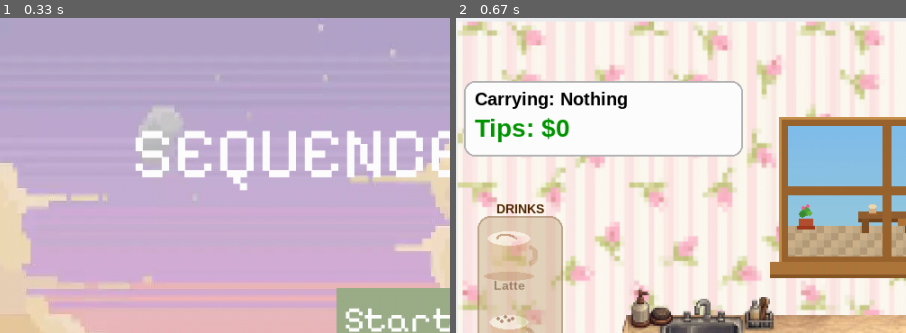
Above: before the commit, frames 1-2 (left to right).
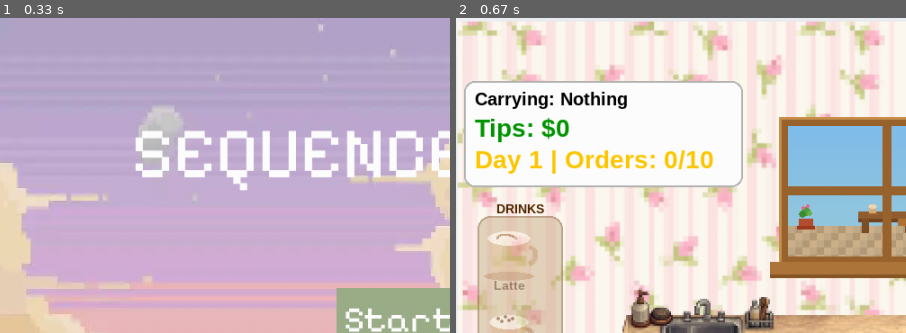
Above: after the commit, the same moments.

Repository: B-Isabella/techfest-pygame
Game: pygame game, started from Main.py
Same seed, same stepped clock (60 frames per second), same inputs: the game is played once before the commit and once after it.
Inputs:
- Up to frame 1 (0.33 s): no input
- Up to frame 2 (0.67 s): click "Start Game" at 0.38 s
The pictures show only the part of the screen within x 0-50%, y 0-50%; the shares and areas given below are measured in that part.

Frame 1 is identical in both runs. In frame 2, 3.6% of the frame differs, in the area x 1-64%, y 41-54%.

Commit message:
added day system & counter, days end every 10 days

Diff:
--- a/Main.py
+++ b/Main.py
@@ -11,7 +11,7 @@
 clock = pygame.time.Clock()
 running = True
 
-#Menu elements...
+# Menu elements...
 
 menu_font = pygame.font.Font("assets/PixelifySans-VariableFont_wght.ttf", 40)
 
@@ -35,14 +35,18 @@
 quit_text = menu_font.render("QUIT", True, white)
 quit_text_rect = quit_text.get_rect(center=quit_rect.center)
 
-
+# Day cycle variables
+current_day = 1
+daily_score = 0
+orders_completed = 0
+MAX_ORDERS_PER_DAY = 10
 
 menu = ["Croissant", "Cinnamon Roll", "Strawberry Shortcake", "Coffee Cake", "Carrot Cake"]
 coffee_menu = ["Latte", "Cappuccino", "Cold Brew"]
 inventory = []
 MAX_CARRY = 3
 score = 0
-font       = pygame.font.SysFont("Arial", 28, bold=True)
+font = pygame.font.SysFont("Arial", 28, bold=True)
 small_font = pygame.font.SysFont("Arial", 20, bold=True)
 order_font = pygame.font.SysFont("Arial", 20, bold=True)
 tiny_font  = pygame.font.SysFont("Arial", 14, bold=True)
@@ -317,7 +321,7 @@
         clock.tick(60)
 
 def play_game():
-    global running, score, coffee_step, current_order, character_rect
+    global running, score, daily_score, coffee_step, current_order, character_rect, orders_completed, current_day
     speed             = 5
     animation_timer   = 0
     idle_animation_timer = 0
@@ -370,7 +374,7 @@
                             build_coffee_panel()
                             break
 
-                #Trash
+                # Trash
                 elif near_trash:
                     for i in range(len(inventory)):
                         item_rect = pygame.Rect(22, 78 + (i + 1) * 28, 270, 26)
@@ -379,25 +383,39 @@
                             set_feedback(f"Trashed {removed}!")
                             break
 
-                #Drop-off
+                # Drop-off
                 elif near_dropoff:
                     delivered = []
                     for item in list(inventory):
                         if item in current_order:
                             current_order.remove(item)
                             score += 15
+                            daily_score += 15
                             delivered.append(item)
                         else:
                             score -= 5
+                            daily_score -= 5
+
                     for item in delivered:
                         inventory.remove(item)
+
                     if delivered:
                         set_feedback(f"Served: {', '.join(delivered)}! +{15*len(delivered)} pts", 160)
                     else:
                         set_feedback("Wrong items! Click them in your list near the trash.", 160)
+
                     if not current_order:
+                        orders_completed += 1
                         current_order = generate_order()
-                        set_feedback("Order complete! New order up!", 180)
+                        set_feedback(f"Order complete! ({orders_completed}/{MAX_ORDERS_PER_DAY})", 180)
+
+                        # Day ends after 10 orders
+                        if orders_completed >= MAX_ORDERS_PER_DAY:
+                            current_day += 1
+                            daily_score = 0
+                            orders_completed = 0
+                            current_order = generate_order()
+                            set_feedback(f"DAY {current_day-1} COMPLETE! New day started!", 300)
 
                 elif near_grinder:
                     if coffee_step is None:
@@ -415,7 +433,7 @@
                     else:
                         set_feedback("Already brewed! Pick a drink from the top-left panel.")
 
-        #Movement
+        # Movement
         keys   = pygame.key.get_pressed()
         moving = False
         new_rect = character_rect.copy()
@@ -519,31 +537,45 @@
             [f"Carrying ({len(inventory)}/{MAX_CARRY}):"] + [f"  - {item}" for item in inventory]
             if inventory else ["Carrying: Nothing"]
         )
-        box_h = 20 + len(inv_lines) * 28 + 36
+        box_h = 20 + len(inv_lines) * 28 + 70
         pygame.draw.rect(screen, (255, 255, 255), (10, 70, 310, box_h), border_radius=12)
         pygame.draw.rect(screen, (180, 180, 180), (10, 70, 310, box_h), 2, border_radius=12)
+
         for i, line in enumerate(inv_lines):
             color = (0, 0, 0) if i == 0 else (60, 60, 150)
             txt = small_font.render(line, True, color)
             screen.blit(txt, (22, 78 + i * 28))
+
             if near_trash and i > 0:
                 h = tiny_font.render("[click to trash]", True, (180, 60, 60))
                 screen.blit(h, (22 + txt.get_width() + 6, 78 + i * 28 + 4))
+
         screen.blit(font.render(f"Tips: ${score}", True, (0, 150, 0)), (22, 78 + len(inv_lines) * 28))
+
+        # Day info
+        day_progress = font.render(
+            f"Day {current_day} | Orders: {orders_completed}/{MAX_ORDERS_PER_DAY}",
+            True,
+            (255, 200, 0)
+        )
+        screen.blit(day_progress, (22, 78 + len(inv_lines) * 28 + 35))
 
         # Current order box (top right)
         order_lines = ["Current Order:"] + [f"  - {item}" for item in current_order]
         max_w = max(order_font.size(l)[0] for l in order_lines) + 30
         order_box_h = 14 + len(order_lines) * 28 + 10
         obx = WIDTH - max_w - 14
+
         pygame.draw.rect(screen, (255, 245, 220), (obx, 70, max_w, order_box_h), border_radius=12)
         pygame.draw.rect(screen, (180, 120,  60), (obx, 70, max_w, order_box_h), 2, border_radius=12)
+
         for i, line in enumerate(order_lines):
             color = (100, 50, 0) if i == 0 else (60, 20, 0)
             screen.blit(order_font.render(line, True, color), (obx + 12, 70 + 10 + i * 28))
 
         # Context hints
         hint_text = None
+
         if near_pastries:
             hint_text = "Click a pastry to pick it up"
         elif near_grinder and coffee_step is None:
@@ -572,6 +604,7 @@
 
         pygame.display.flip()
         clock.tick(60)
+
     return "MENU"
 
 
